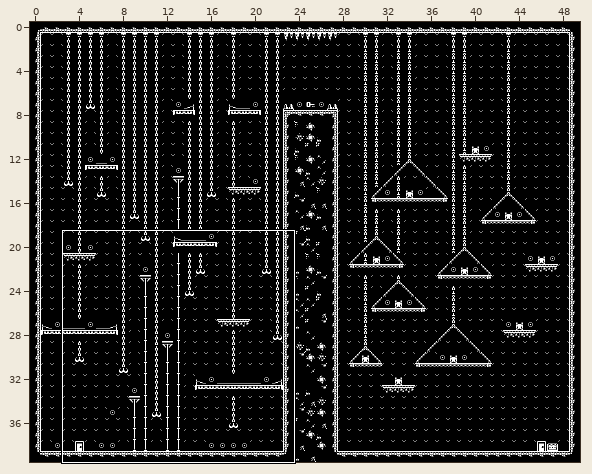
One commit to this Tiled map (JSON): assets/tilesets/level3.tmj. The picture above shows the old version from afar; the outline marks the close-up.
Close-up. Old version:
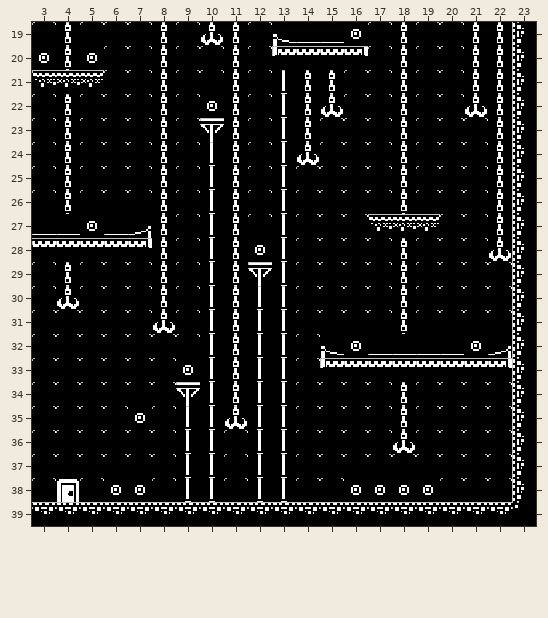
Cells are 16x16 px. Shown: x 3..23, y 19..39. The commit also changed other parts of the map, which this record leaves out.
New version:
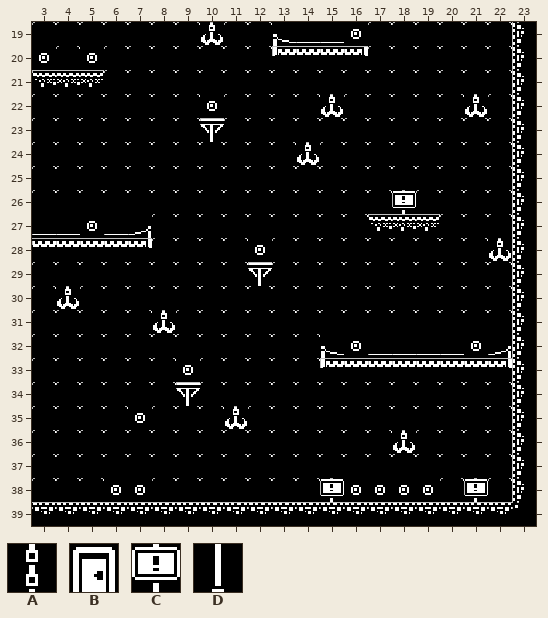
Key: from "base_black": A 23, B 56, C 77, D 221.
_ is an empty cell, . an unchanged one.
Tiles of an added or newly shown layer are drawn over the layers below it.
Difference:
--- layer "Background" (now hidden)
@@ x 4..22 @@
-19 A...A..A......A..AA
-20 A...A..A......A..AA
-21 ....A..A.DAA..A..AA
-22 A...A..A.DA...A...A
-23 A...A..A.DA...A...A
-24 A...A.DA.D....A...A
-25 A...A.DA.D....A...A
-26 A...A.DA.D....A...A
-27 ....A.DA.D........A
-28 ....A.DA.D....A....
-29 A...A.DA.D....A....
-30 ....A.DADD....A....
-31 ......DADD....A....
-32 ......DADD.........
-33 ......DADD.........
-34 ......DADD....A....
-35 .....DD.DD....A....
-36 .....DD.DD.........
-37 .....DD.DD.........
-38 .....DD.DD.........
+19 _..._.._......_..__
+20 _..._.._......_..__
+21 ...._.._.___.._..__
+22 _..._.._.__..._..._
+23 _..._.._.__..._..._
+24 _..._.__._...._..._
+25 _..._.__._...._..._
+26 _..._.__._...._..._
+27 ...._.__._........_
+28 ...._.__._...._....
+29 _..._.__._...._....
+30 ...._.____...._....
+31 ......____...._....
+32 ......____.........
+33 ......____.........
+34 ......____...._....
+35 .....__.__...._....
+36 .....__.__.........
+37 .....__.__.........
+38 .....__.__.........
--- layer "Enemy" (added)
@@ x 18..18 @@
-26 _
+26 C
@@ x 15..21 @@
-38 _....._
+38 C.....C
--- layer "In" (now hidden)
@@ x 4..4 @@
-38 B
+38 _
